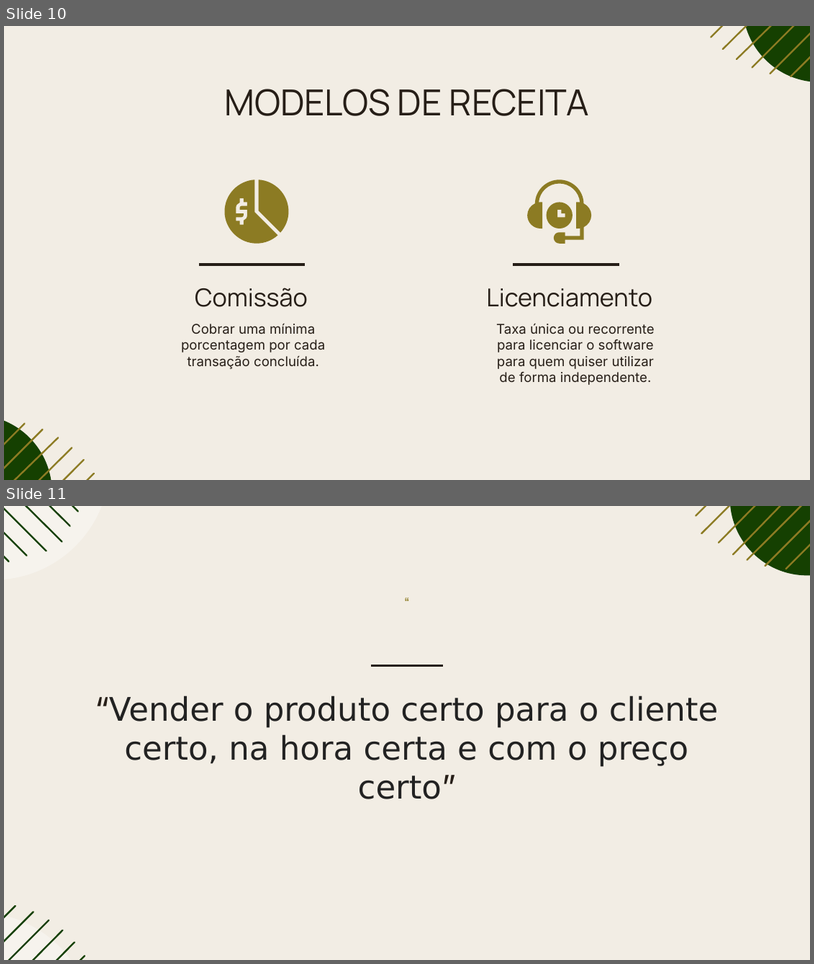
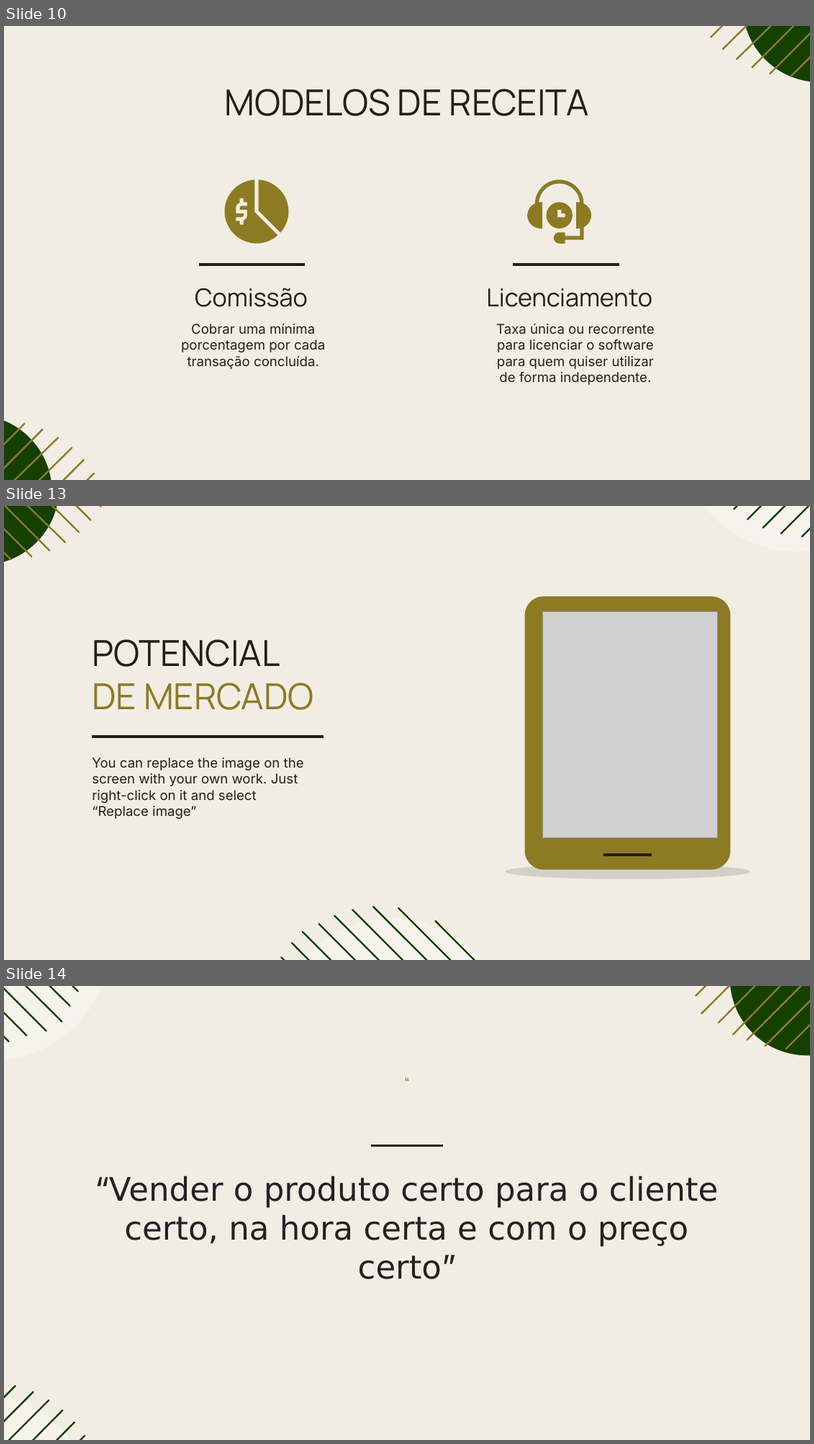
Before and after one commit to rafaellabastos/challenge-pitch-qa, a slide deck: Pitch-SavvyFix.pptx. Shown one above the other, each under a label of ours: slides 10 and 11 before the commit, slides 10, 13 and 14 after it; the slides between them are not shown. The pictures are 814x964 and 814x1444 pixels, drawn with LibreOffice and Linux fonts; fonts in the diff are those of the drawing; grey boxes stand for pictures. Boxes give left, top, right and bottom in pixels: in the first picture for what was removed or moved away, otherwise in the second. Text is boxed around its words. In the diff, an @@ line names an element or a change of style, - is before the commit and + after.

Commit message:
Slide com avaliação do potencial de mercado

```diff
--- a/Pitch-SavvyFix.pptx
+++ b/Pitch-SavvyFix.pptx
@@ slide 13 added at [4,506,810,960], background #F2EDE4 @@
@@ group added at [4,506,102,566]: 7 freeform shapes, 1 ellipse @@
@@ group added at [682,506,810,551]: 5 freeform shapes, 1 ellipse @@
@@ rounded rectangle added at [525,596,730,870], fill #8C7B23 @@
@@ picture added at [543,612,718,837] @@
@@ title added at [92,639,314,710], 32 pt, text #261E17 @@
+POTENCIAL DE MERCADO
@@ line added from (92, 736) to (324, 736), #261E17 2.25 pt @@
@@ subtitle added at [92,757,304,818], 12 pt, text #261E17 @@
+You can replace the image on the screen with your own work. Just right-click on it and select “Replace image”
@@ freeform shape added at [506,863,751,878], fill #000000 at 12% opacity @@
@@ line added from (604, 854) to (651, 854), #261E17 2.25 pt @@
@@ group added at [278,906,508,960]: 9 freeform shapes, 1 ellipse @@
@@ what was slide 11 is now slide 14 @@
```
Also in this commit, not shown: 2 slides changed, 2 other slides added.
